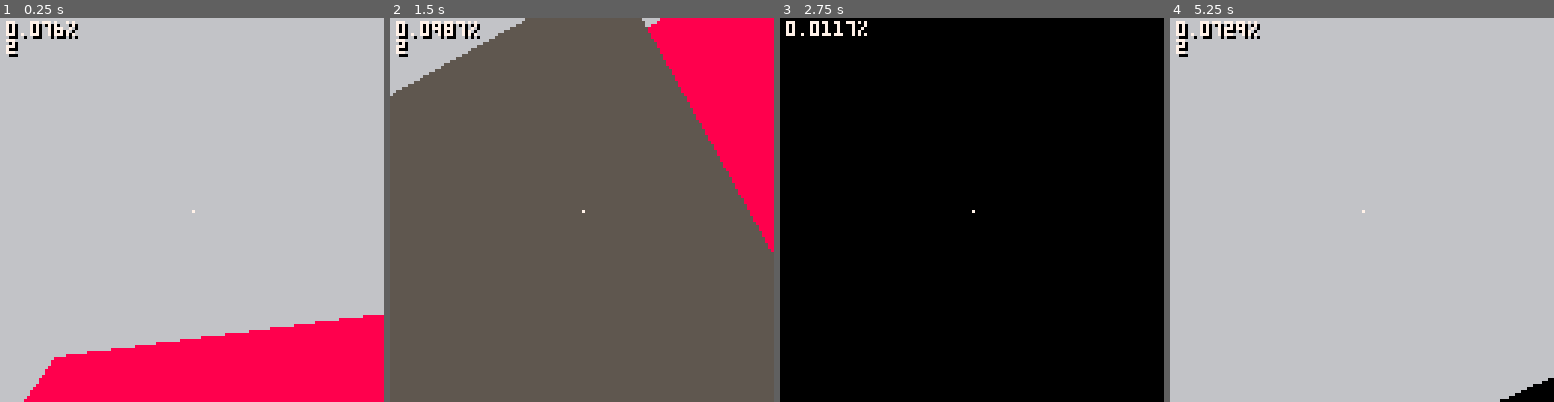
Above: before the commit, frames 1-4 (left to right).
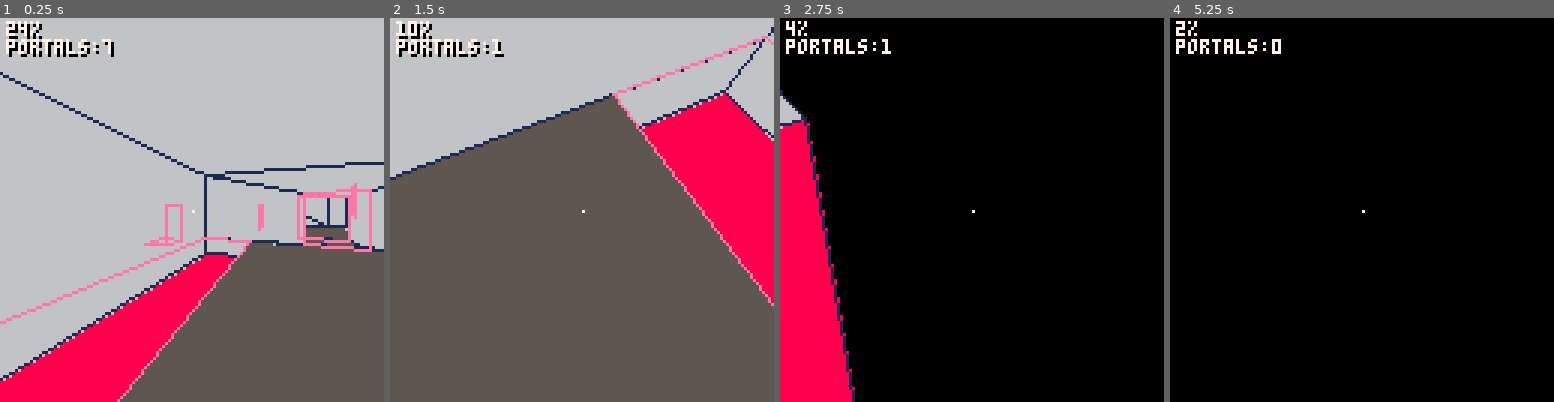
Above: after the commit, the same moments.

Repository: freds72/qk8
Game: PICO-8 cartridge carts/quak8.p8
Two runs of this game, one before a commit and one after it. Both use one fixed random seed, a clock stepped at 60 frames per second and the inputs below.
Inputs (mouse positions are in pixels of both pictures, inside the frame that each line leads up to):
- Up to frame 1 (0.25 s): no input
- Up to frame 2 (1.5 s): click (670, 121) at 0.67 s; click (436, 267) at 1.22 s
- Up to frame 3 (2.75 s): hold Right 1.6-2.1 s; hold P2 Left 1.6-2.1 s; click (887, 114) at 1.77 s; hold Up 2.15-2.42 s; hold P2 Down 2.15-2.42 s; click (952, 259) at 2.32 s; hold Right from 2.47 s (still down); hold P2 Left from 2.47 s (still down)
- Up to frame 4 (5.25 s): click (1404, 106) at 2.87 s; release Right at 3.03 s; release P2 Left at 3.03 s; hold Left 3.08-3.58 s; hold P2 Right 3.08-3.58 s; click (1465, 256) at 3.42 s; hold Down 3.63-3.97 s; hold P2 Up 3.63-3.97 s; click (1231, 102) at 3.97 s; hold Right 4.02-4.68 s; hold P2 Left 4.02-4.68 s; click (1292, 248) at 4.52 s; hold Up 4.73-5.03 s; hold P2 Down 4.73-5.03 s; click (1354, 94) at 5.07 s; hold Left from 5.08 s (still down); hold P2 Right from 5.08 s (still down)

The runs differ from the first frame. In frame 1, 32% of the frame differs, in the area x 0-100%, y 0-100%; in frame 2, 32%; in frame 3, 11%; in frame 4, 99%.

Commit message:
fixed partial porttals export

Diff:
--- a/carts/quak8.p8
+++ b/carts/quak8.p8
@@ -1,5 +1,5 @@
 pico-8 cartridge // http://www.pico-8.com
-version 19
+version 22
 __lua__
 -- textured 3d demo
 -- by freds72
@@ -235,7 +235,7 @@
 	end
 end
 
-function collect_room(room,cam_pos,v_cache,out)
+function collect_room(room,cam_pos,v_cache,out,portals)
 	-- avoid looping
 	room.session=sessionid
 	-- collect portals
@@ -249,7 +249,10 @@
 			to=portal.ref.from
 		end
 		if to.session!=sessionid then
-			collect_room(to,cam_pos,v_cache,out)
+			-- debug
+			add(portals,portal)
+			-- go deeper
+			collect_room(to,cam_pos,v_cache,out,portals)
 		end
 	end
 	-- collect faces
@@ -283,6 +286,50 @@
 	return res
 end
 
+-- collision handling
+function find_room(p)
+	local x,y,z=p[1],p[2],p[3]
+	-- todo: optimize with a hierarchical aabb
+	for _,r in pairs(level.rooms) do
+		-- get bounding box
+		local vmin,vmax=r.vmin,r.vmax
+		if x>=vmin[1] and x<=vmax[1] and
+			y>=vmin[2] and y<=vmax[2] and
+			z>=vmin[3] and z<=vmax[3] then
+			return r
+		end
+	end
+end
+
+-- http://www.peroxide.dk/download/tutorials/tut10/pxdtut10.html
+function find_intersection(p0,p1,r,cell)
+	local response,hit={0,0,0}
+	for _,face in pairs(cell.faces) do
+		local n,cp=face.n,face.cp
+		local cp0,cp1=v_dot(n,p0),v_dot(n,p1)
+		-- going through plane?
+		if (cp0>cp)!=(cp1>cp) then
+			-- is intersection in plane
+			for _,v in pairs(face.v) do
+
+			end
+			local v=make_v(p0,p1)
+			response=v_add(response,v_add(p1,n,cp1))
+			hit=true
+		end
+	end
+	return hit,response
+end
+
+function collide(p0,p1,r)
+	local r0,r1=find_room(p0),find_room(p1)
+	if r0==r1 then
+		-- check collision within cell
+
+	else
+	end
+end
+
 -- textured edge renderer
 local dither_pat={0b1111111111111111,0b0111111111111111,0b0111111111011111,0b0101111111011111,0b0101111101011111,0b0101 …(203 unchanged characters)…
 
@@ -309,36 +356,45 @@
 local mousex,mousey
 local mouselb=false
 local roll=0
+local last_active_room
 
 function _update()
 	-- input
 	local mx,my,lmb=stat(32),stat(33),stat(34)==1
 
   local dx,dz=0,0
-  if(btn(0) or btn(0,1)) dx=-4
-  if(btn(1) or btn(1,1)) dx=4
+  if(btn(0) or btn(0,1)) dx=-2
+  if(btn(1) or btn(1,1)) dx=2
   if(btn(2) or btn(2,1)) dz=1
   if(btn(3) or btn(3,1)) dz=-1
 	roll+=dx
 	roll=lerp(roll,0,0.8)
 
-  if mousex then
+	if mousex then
+		local dh
    if abs(mousex-64)<32 then
-   	plyr.hdg+=(mx-mousex)/128
+   	dh=(mx-mousex)/128
    else
-   	plyr.hdg+=(mx-64)/2048
-   end
+   	dh=(mx-64)/2048
+	 end
+	 plyr.hdg=lerp(plyr.hdg,plyr.hdg+dh,0.3)
   end
-  if mousey then
-	  plyr.pitch+=(my-mousey)/128
+	if mousey then
+	  plyr.pitch=lerp(plyr.pitch,plyr.pitch+(my-mousey)/128,0.3)
 		plyr.pitch=mid(plyr.pitch,-0.25,0.25)
 	end
 
+	local old_pos=v_clone(plyr.pos)
 	-- player: moves on a plane
   local m=make_m_from_euler(0,plyr.hdg,0)
   plyr.pos=v_add(plyr.pos,m_right(m),0.1*dx)
   plyr.pos=v_add(plyr.pos,m_fwd(m),0.1*dz)
 
+	local face,response=collide(old_pos,plyr.pos)
+	if face then
+		plyr.pos=v_add(plyr.pos,response)
+	end
+
 	-- camera: follow head
 	cam:track(plyr.pos,make_m_from_euler(plyr.pitch,plyr.hdg,-roll/64))
 
@@ -351,36 +407,42 @@
 	cls()
 
 	local out,v_cache={},setmetatable({m=cam.m},v_cache_cls)
+	-- debug
+	local portals={}
 	local msg=""
 
-	-- find camera room
-	local cx,cy,cz,active_room=cam.pos[1],cam.pos[2],cam.pos[3]
-	-- todo: optimize
-	for _,r in pairs(level.rooms) do
-		local vmin,vmax=r.vmin,r.vmax
-		if cx>=vmin[1] and cx<vmax[1] and
-			cy>=vmin[2] and cy<vmax[2] and
-			cz>=vmin[3] and cz<vmax[3] then
-			active_room=r
-			break
-		end
-	end
+	-- find camera 'cell'
+	local active_room=find_room(cam.pos)
+	if(not active_room) active_room=last_active_room
+
+	assert(active_room,"no active room")
 	if active_room then
-		collect_room(active_room,cam_pos,v_cache,out)
-		msg=active_room.id
+		collect_room(active_room,cam_pos,v_cache,out,portals)
+		last_active_room=active_room
 	end
 
 	draw_faces(out)
+	-- debug: draw portals
+	for _,p in pairs(portals) do
+		local p0=p[#p]
+		for i=1,#p do
+			local p1=p[i]
+			line(p0.x,p0.y,p1.x,p1.y,14)
+			p0=p1
+		end
+	end
+	msg="portals:"..#portals
 
 	-- reticule
 	pset(0,0,7)
 
-	local cpu=tostr(stat(1).."%")
+	local cpu=tostr(flr(100*stat(1)).."%")
 	print(cpu.."\n"..msg,-61,-62,0)
 	print(cpu.."\n"..msg,-62,-63,7)
 end
 
 -->8
+-- 3d data unpacking
 local mem=0x0
 function mpeek()
 	local v=peek(mem)
@@ -428,13 +490,16 @@
 	-- enable embedded fillp
 	local f={flags=unpack_int(),c=0x1000|unpack_int(),session=0xffff}
 
+	-- quad?
 	f.ni=band(f.flags,2)>0 and 4 or 3
 	-- vertex indices
-	-- quad?
 	-- using the face itself saves more than 500KB!
 	for i=1,f.ni do
 		-- direct reference to vertex
-		f[i]=verts[unpack_variant()]
+		local vi=unpack_variant()
+		local v=verts[vi]
+		assert(v,"missing vertex:"..(vi-1))
+		f[i]=v
 	end
 	return f
 end
@@ -455,6 +520,7 @@
 		local id,faces=unpack_variant(),{}
 		local vmin,vmax={32000,32000,32000},{-32000,-32000,-32000}
 		-- faces
+		printh("cell:"..id)
 		unpack_array(function()
 			local f=unpack_face(verts)
 			-- normal
@@ -469,18 +535,24 @@
 
 			add(faces,f)
 		end)
-
+	  printh("#faces:"..#faces)
 		-- portals
 		local portals={}
 		unpack_array(function()
-			-- hardocde 'always visible' flag
-			local portal={from=id,to=unpack_variant(),flags=1,ni=unpack_variant()}
+			-- hardcode 'always visible' flag
+			local portal={from=id,to=unpack_variant(),flags=1,ni=unpack_int()}
+			printh("\tto:"..portal.to)
 			for i=1,portal.ni do
 				-- direct reference to vertex
-				portal[i]=verts[unpack_variant()]
+				local idx=unpack_variant()
+				local v=verts[idx]
+				assert(v,"missing vertice:"..(idx-1))
+				printh("\tportal vertex:"..idx-1)
+				portal[i]=v
 			end
 			add(portals,portal)
 		end)
+		printh("#portals:"..#portals)
 		rooms[id]={id=id,faces=faces,portals=portals,vmin=vmin,vmax=vmax}
 	end)
 	-- fix portal references
@@ -494,6 +566,7 @@
 end
 
 -->8
+-- polygon rasterization routines
 function polytex(v,lu,lv)
 	local p0,spans,dither_pat=v[#v],{},dither_pat
 	local x0,y0,w0,u0,v0=p0.x,p0.y,p0.w,p0.u,p0.v
@@ -583,15 +656,30 @@
 		-- next vertex
 		x0,y0=_x1,_y1
 	end
+
+	local p0=p[#p]
+	for i=1,#p do
+		local p1=p[i]
+		line(p0.x,p0.y,p1.x,p1.y,1)
+		p0=p1
+	end
 end
 
 __gfx__
-f34004f20413c22408f3084408d308f308f308d308f308440824081400440824081400f308d3081400f308d30814004408f308f3084408f30804084408f308f3
+f34004f20413052408f3084408d308f308f308d308f308440824081400440824081400f308d3081400f308d30814004408f308f3084408f30804084408f308f3
 0854080408f30844080408040844080408f3085408040804085408e308f3084408e308f308f308d308f392f308d308f3924408e308f392f308e308f392440814
 08f30844081408f308f3081408f392f3081408f39244082408f308f3082408f392f3082408f39244081408140854081408f3085408e30814085408e308f30854
 08f308040854081408140894081408f3089408e30814089408e308f3089408048f24205408f38024205408048f24209408f38024209408045824035408f3b724
-035408045824039408f3b7240394085000112060f1a0d0d12060f14232e12060a0f1e1022060c1e002e12060d1d0e0c12060422212322060d12242f12060c112
-22d12040328262e1204062a292522040c15272122040e16252c12040127282322040a2c2b29220405292b272204072b2c282204082c2a262101040a0d0e00210
-40206080a002902060d0b0c0e02060a080b0d02060e0c09002200040a0d0e00220408090c0b02080206040506070206010915040206091206050206020307060
-20607090c0402060b01040c02060703080902050016151f03010408090c0b030402030f00140401091615130502060302141f020802111314120601120013120
-60413101f02060302011211020402030f001405020607181516120605181b11020609110b1a120808171a1b12060716191a110204010916151
+035408045824039408f3b7240394081408147084861408f39f84861408147084ea1408f39f84ea141c14708486141cf39f8486141c147084ea141cf39f84ea04
+f514bea400f31a14bea400041b142ca400f3f4142ca400e3def308a400e3de14d4a4001431f308a400143114d4a400f38c1432a400f38cf3afa40004831432a4
+000483f3afa400e308040664cde308f30864cde30804068442e308f3088442b320040664cdb320e37c64cdb32004068442b320e37c8442a320040664cda320e3
+7c64cda32004068442a320e37c8442b320d3e664cdb320d3e68442a320d3e664cda320d3e684429000222060f1a0d0d1206032e114342060a0f1e1022060c1e0
+02e12060d1d0e0c120408232a3832050d12242f12060d1c1d2e22040328262e1204062a292522040c15272122040e16252c120604222b3932040a2c2b2922040
+5292b2722040b2c26353204082c2a262206022d1e2032060122203f22060c112f2d2204072b253732060a393e3d32040c37383a320407353638320602212c3b3
+2040127273c32060324293a32040c282836320a0e304f3d3206093b304e32060b3c3f3042060c3a3d3f32060423234442060f12414e1301040a0d0e0025040d2
+e203f26040143444241040206080a002902060d0b0c0e02050a080b0d02060e0c09002200040a0d0e00220408090c0b020802060405060702060109150402060
+9120605020602030706020607090c0402060b01040c02060703080902050016151f03010408090c0b030402030f00140401091615130502060302141f0208021
+1131412060112001312060413101f02060302011211020402030f001405020607181516120605181b11020609110b1a120808171a1b12060716191a110204010
+91615150502040d2f2331320a0133343232060f2034333206003e223432060e2d21323100040d2e203f260402040341454742050244484642060844434742060
+645414242000401434442470405464847470402060a4c4b49420608474b4c42040745494b420605464a4942080406484c4a460405464847480502060a464d4f4
+2080d4e405f42060c4a4f40520506484e4d4206084c405e41070406484c4a4
Not shown, added: .gitignore
Not shown, removed: carts/Untitled.png
Not shown, changed: models/blender_export.py
Not shown, changed: models/church.blend
